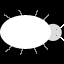
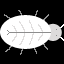
Layers edited between the first and the second 64×64 image:
added layer "back_drawings" above "Shape 1" over [7, 20, 51, 45]
